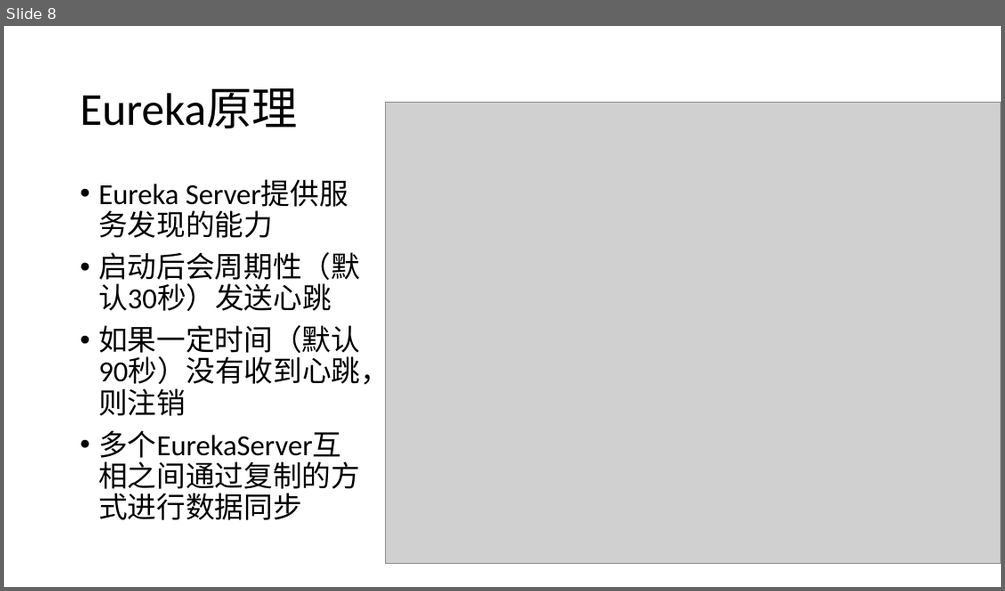
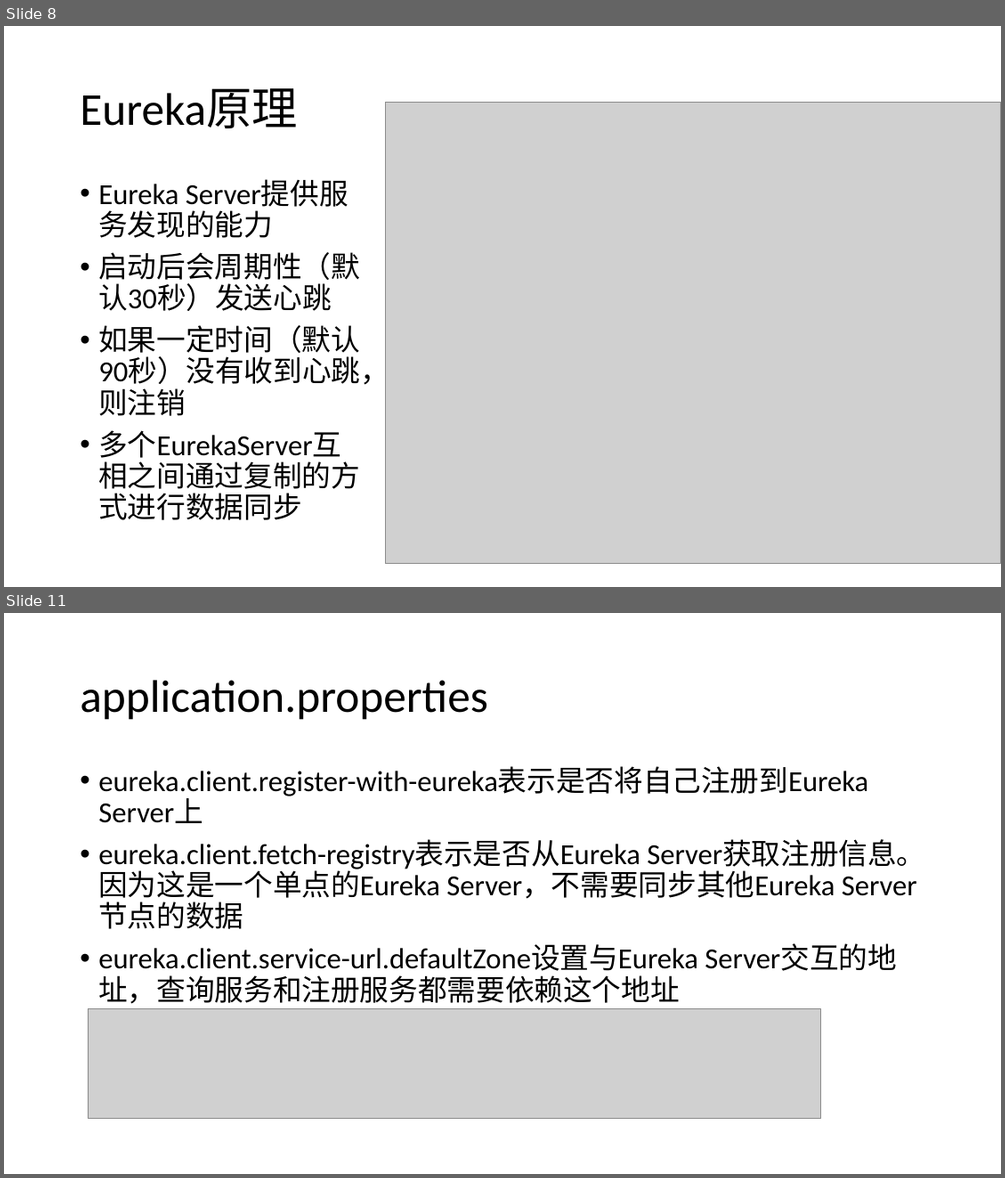
Before and after one commit to airuitian/MicroService, a slide deck: spring-cloud/服务注册与发现.pptx. Shown one above the other, each under a label of ours: slide 8 before the commit, slides 8 and 11 after it; the slides between them are not shown. The pictures are 1005x591 and 1005x1178 pixels, drawn with LibreOffice and Linux fonts; fonts in the diff are those of the drawing; grey boxes stand for pictures. Boxes give left, top, right and bottom in pixels: in the first picture for what was removed or moved away, otherwise in the second. Text is boxed around its words. In the diff, an @@ line names an element or a change of style, - is before the commit and + after.

```diff
--- a/spring-cloud/服务注册与发现.pptx
+++ b/spring-cloud/服务注册与发现.pptx
@@ slide 11 added at (4,613,1001,1174), background #FFFFFF @@
@@ title added at (80,680,487,720), 44 pt, text #000000 @@
+application.properties
@@ text added at (98,767,925,1004), 28 pt, text #000000 @@
+• eureka.client.register-with-eureka表示是否将自己注册到Eureka Server上
+• eureka.client.fetch-registry表示是否从Eureka Server获取注册信息。因为这是一个单点的Eureka Server，不需要同步其他Eureka Server节点的数据
+• eureka.client.service-url.defaultZone设置与Eureka Server交互的地址，查询服务和注册服务都需要依赖这个地址
@@ picture added at (88,1009,821,1119) @@
```
Also in this commit, not shown: 1 slide changed, 30 other slides added, 2 other files.
